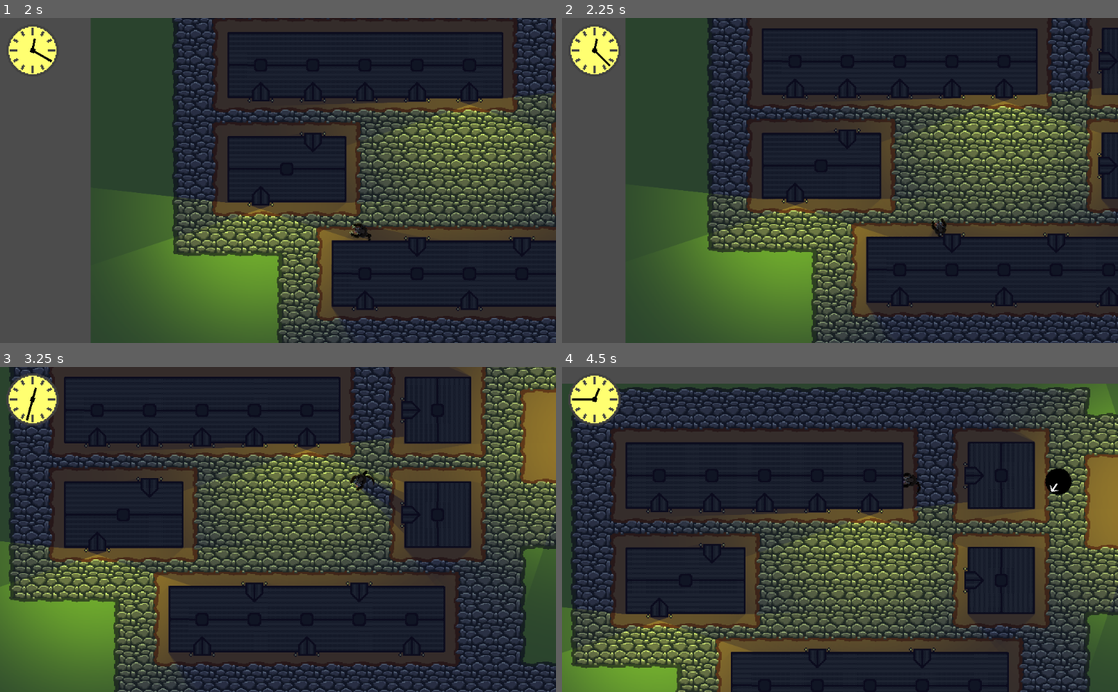
Above: before the commit, frames 1-4 (two rows, left to right).
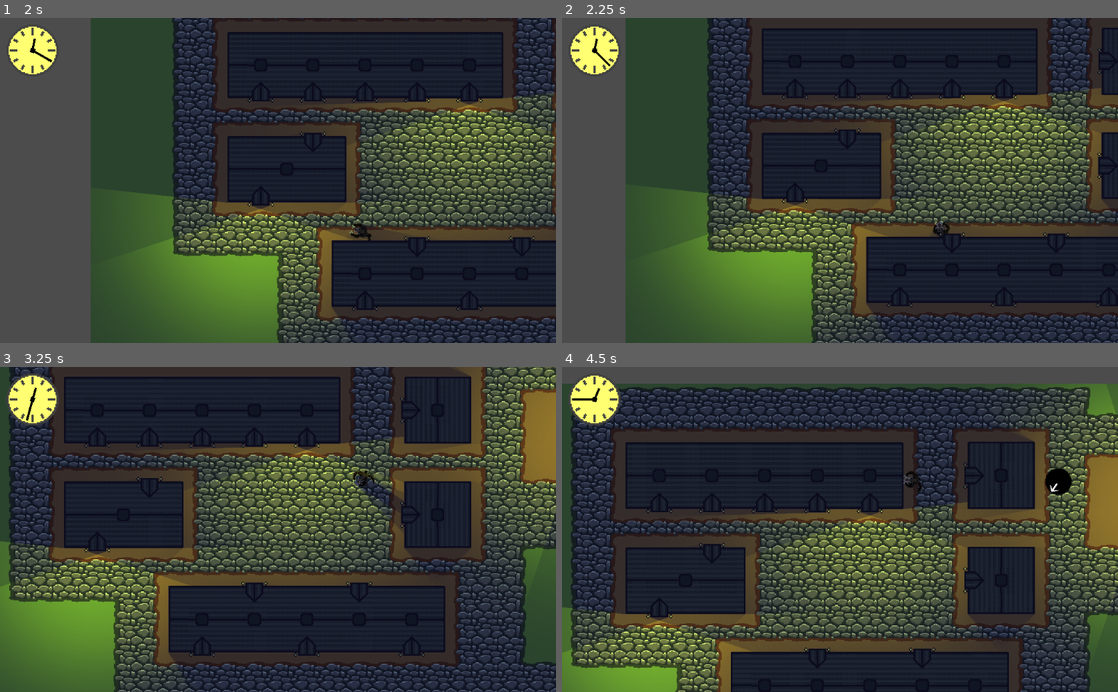
Above: after the commit, the same moments.

Repository: marc-hugh-tom/game-off-2020
Game: Godot game, scene res://nodes/PlayState.tscn
The game is run twice, just before and just after one commit, with the same random seed, the same clock (stepped at 60 frames per second) and the same inputs.
Inputs (mouse positions are in pixels of both pictures, inside the frame that each line leads up to):
- Up to frame 1 (2 s): move the mouse to (400, 164) at 0.52 s; press the mouse at (400, 164) at 0.53 s; hold D (right) 0.53-1.28 s; move the mouse to (166, 196) at 1.27 s; release the mouse at (166, 196) at 1.28 s; hold S (down) from 1.28 s (still down); click (166, 196) at 1.35 s
- Up to frame 2 (2.25 s): move the mouse to (895, 109) at 2.02 s; release S (down) at 2.03 s; hold D (right) from 2.03 s (still down); hold Right mouse button (bark) from 2.03 s (still down)
- Up to frame 3 (3.25 s): click (333, 458) at 2.3 s; move the mouse to (250, 594) at 2.77 s; release D (right) at 2.78 s; release Right mouse button (bark) at 2.78 s; hold W (up) from 2.78 s (still down); click (250, 594) at 2.85 s
- Up to frame 4 (4.5 s): move the mouse to (1006, 578) at 3.52 s; release W (up) at 3.53 s; press the mouse at (1006, 578) at 3.53 s; hold A (left) from 3.53 s (still down); move the mouse to (673, 480) at 4.27 s; release the mouse at (673, 480) at 4.28 s; right-click (673, 480) at 4.35 s

Frame 1 is identical in both runs. In frame 2, less than 0.1% of the frame differs, in the area x 66-70%, y 61-68%; in frame 3, 0.1%, in the area x 62-68%, y 32-39%; in frame 4, less than 0.1%.

Commit message:
Fix werewolf animation callback error

Diff:
--- a/scripts/Werewolf.gd
+++ b/scripts/Werewolf.gd
@@ -48,7 +48,12 @@
 func attack():
 	attacking = true
 	$AnimationPlayer.play("attack")
-	$AnimationPlayer.connect("animation_finished", self, "end_attack", [], CONNECT_ONESHOT)
+	$AnimationPlayer.connect("animation_finished", self, "animation_finished",
+		[], CONNECT_ONESHOT)
+
+func animation_finished(animation_name):
+	if animation_name == "attack":
+		end_attack()
 
 func end_attack():
 	attacking = false
